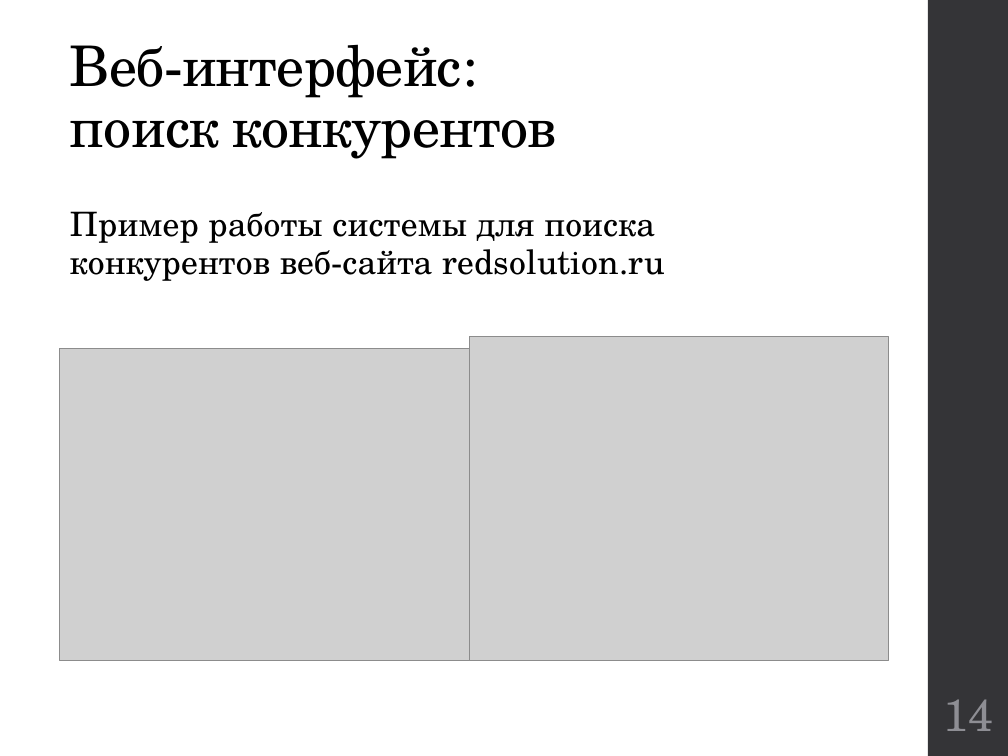
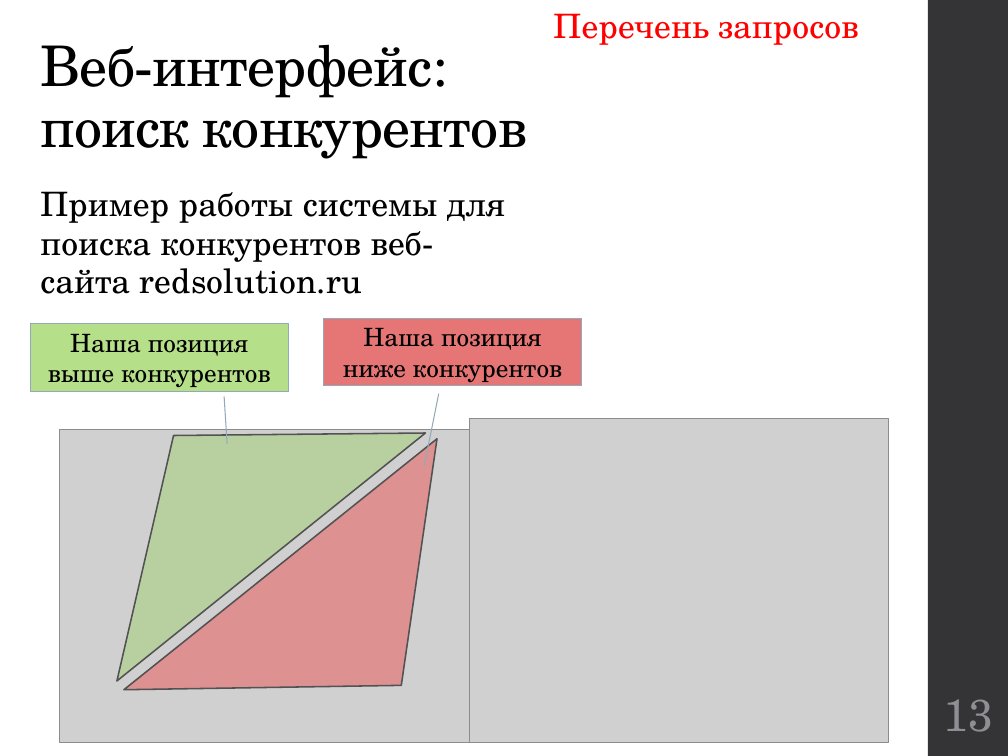
Before and after one commit to kwadraterry/diploma, a slide deck: slide 13 of Отчет/Доклад Неповинных.pptx (slide 14 before the commit). Drawn at 1008x756 pixels with LibreOffice and Linux fonts; fonts in the diff are those of the drawing; grey boxes stand for pictures. Boxes give left, top, right and bottom in pixels: in the first picture for what was removed or moved away, otherwise in the second. Text is boxed around its words. In the diff, an @@ line names an element or a change of style, - is before the commit and + after.

```diff
--- a/Отчет/Доклад Неповинных.pptx
+++ b/Отчет/Доклад Неповинных.pptx
@@ title "Веб-интерфейс: поиск конкурентов" moved from (x1=70, y1=44, x2=557, y2=159) to (x1=40, y1=44, x2=527, y2=159) @@
@@ text added at (x1=553, y1=13, x2=859, y2=45), 24 pt, text #FF0000 @@
+Перечень запросов
@@ text "Пример работы системы для поиска ..." rewrapped from (x1=70, y1=211, x2=665, y2=281) to (x1=40, y1=191, x2=505, y2=294) @@
@@ triangle added at (x1=19, y1=311, x2=426, y2=681), fill #92D050 at 38% opacity, outline #525256 1.1 pt @@
@@ border callout added at (x1=30, y1=324, x2=288, y2=391), fill #B6DF89, outline #92A9B9 0.75 pt, 18 pt, text #000000 @@
+Наша позиция выше конкурентов
@@ border callout added at (x1=324, y1=319, x2=582, y2=386), fill #E67676, outline #92A9B9 0.75 pt, 18 pt, text #000000 @@
+Наша позиция ниже конкурентов
@@ picture moved from (x1=470, y1=337, x2=888, y2=660) to (x1=470, y1=418, x2=888, y2=742) @@
@@ picture moved from (x1=59, y1=349, x2=469, y2=661) to (x1=59, y1=429, x2=469, y2=742) @@
@@ triangle added at (x1=124, y1=439, x2=543, y2=756), fill #FF0000 at 30% opacity, outline #525256 1.1 pt @@
@@ page number at (x1=943, y1=699, x2=993, y2=732): text changed @@
-14
+13
```
Also in this commit, not shown: 3 other slides changed, 1 slide removed.
